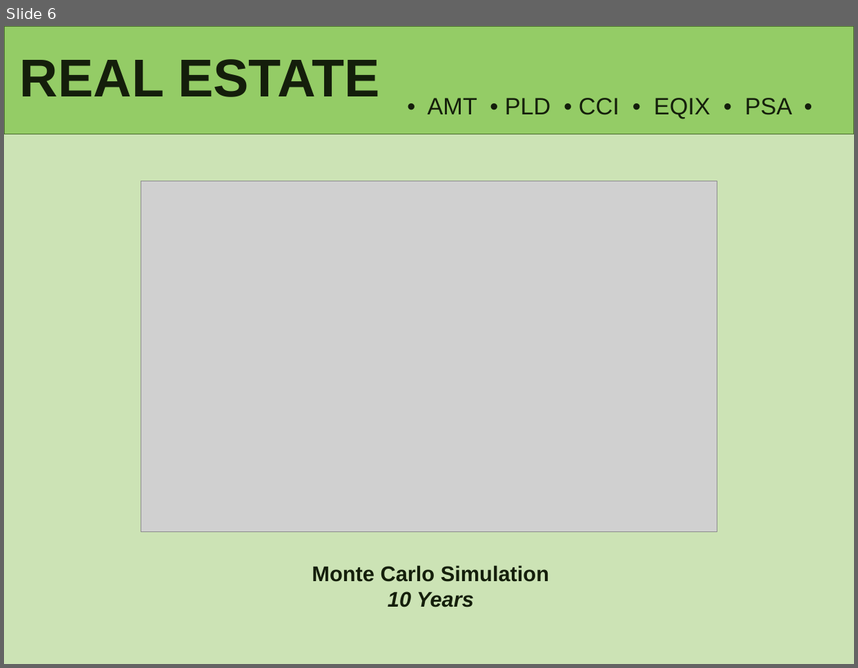
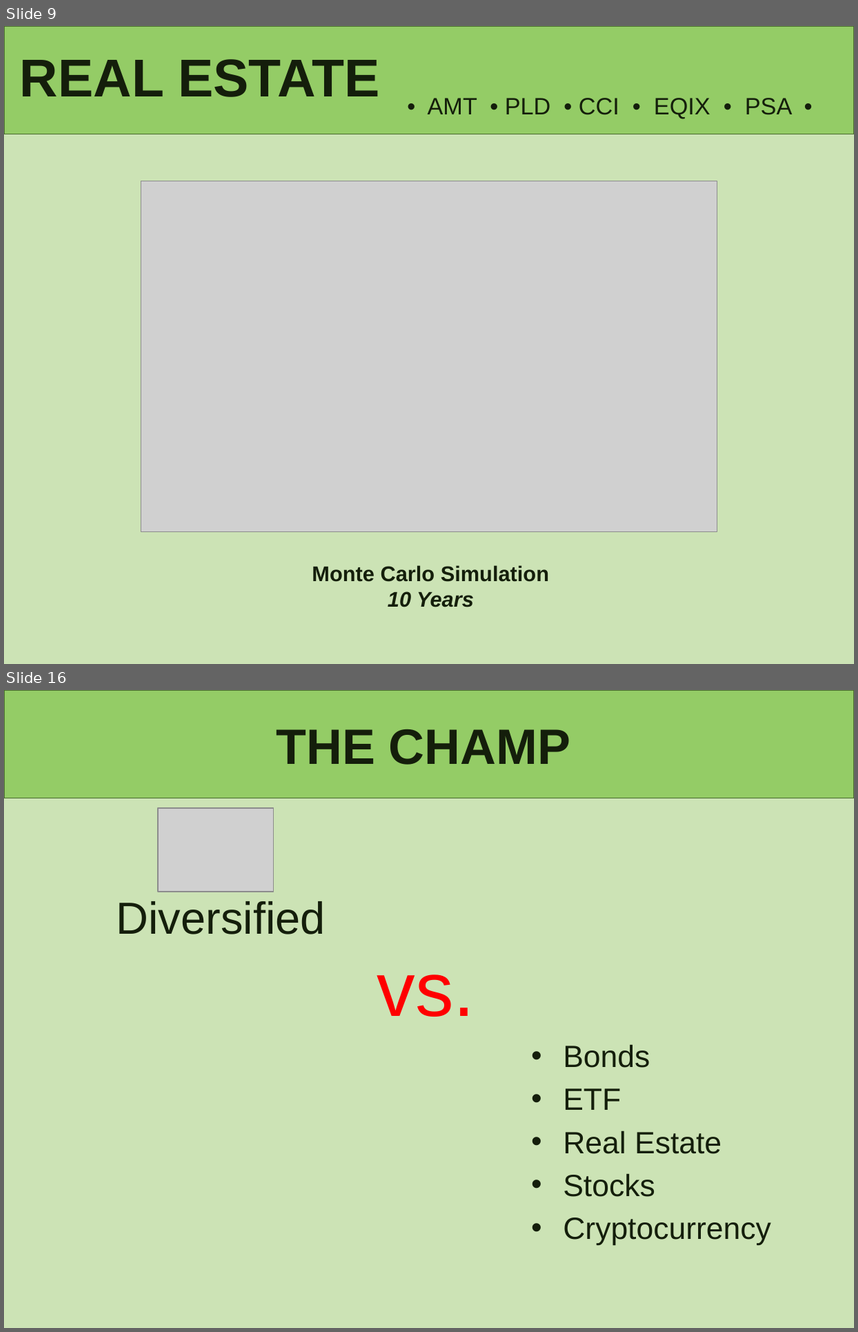
Before and after one commit to lindseyhardouin/Challenging_the_Status_Quo, a slide deck: presentation/P1- Challening the Status Quo.pptx. Shown one above the other, each under a label of ours: slide 6 before the commit, slides 9 and 16 after it; the slides between them are not shown. The pictures are 858x668 and 858x1332 pixels, drawn with LibreOffice and Linux fonts; fonts in the diff are those of the drawing; grey boxes stand for pictures. Boxes give left, top, right and bottom in pixels: in the first picture for what was removed or moved away, otherwise in the second. Text is boxed around its words. In the diff, an @@ line names an element or a change of style, - is before the commit and + after.

```diff
--- a/presentation/P1- Challening the Status Quo.pptx
+++ b/presentation/P1- Challening the Status Quo.pptx
@@ slide 16 added at (x1=4, y1=690, x2=854, y2=1328), background #CCE3B5; not listed: 1 template element that a slide beside it also shows @@
@@ title added at (x1=276, y1=729, x2=570, y2=765), 42 pt, text #141E0B, bold @@
+THE CHAMP
@@ picture added at (x1=158, y1=808, x2=274, y2=891) @@
@@ text added at (x1=116, y1=901, x2=325, y2=934), 38 pt, text #141E0B @@
+Diversified
@@ text added at (x1=377, y1=974, x2=475, y2=1016), 65 pt, text #FF0000 @@
+vs.
@@ text added at (x1=563, y1=1044, x2=771, y2=1245), 26 pt, text #141E0B @@
+• Bonds
+• ETF
+• Real Estate
+• Stocks
+• Cryptocurrency
@@ what was slide 6 is now slide 9 @@
```
Also in this commit, not shown: 9 slides changed, 1 other slide added, 1 slide removed.
